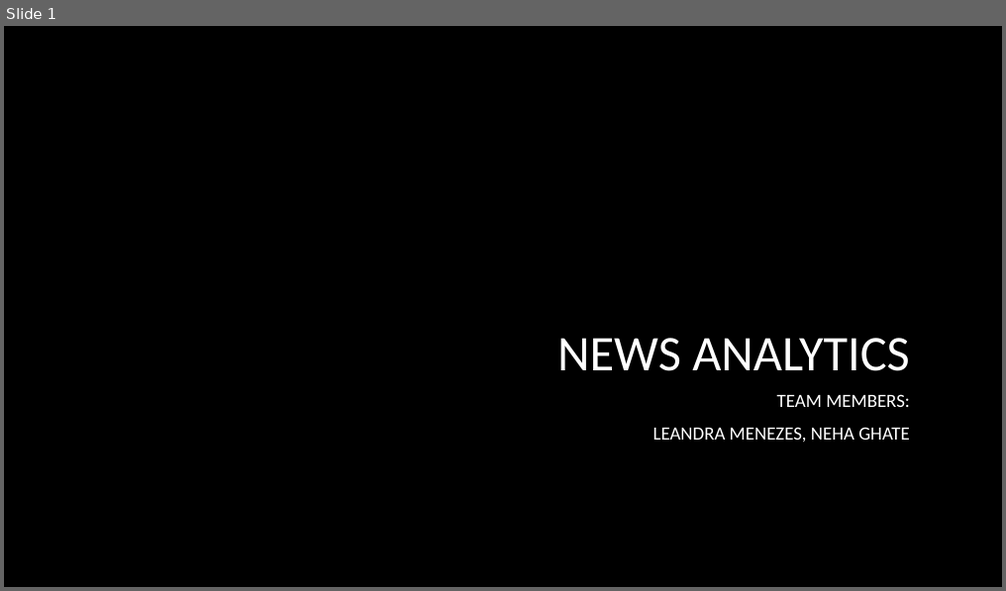
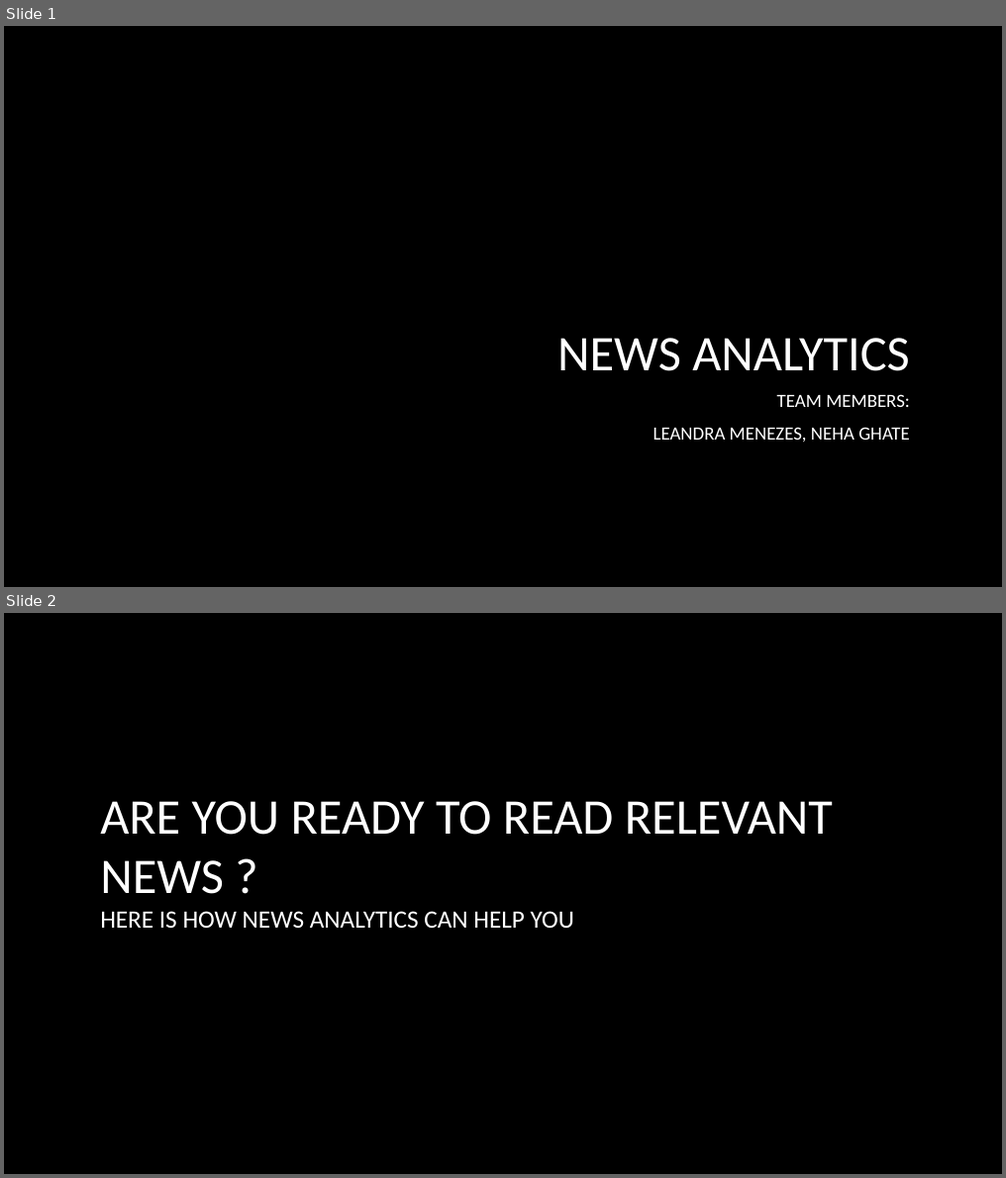
Before and after one commit to Nehaghate285/NewsAnalytics, a slide deck: News Analytics.pptx. Shown one above the other, each under a label of ours: slide 1 before the commit, slides 1 and 2 after it. The pictures are 1006x591 and 1006x1178 pixels, drawn with LibreOffice and Linux fonts; fonts in the diff are those of the drawing; background and template pictures are left out. Boxes give left, top, right and bottom in pixels: in the first picture for what was removed or moved away, otherwise in the second. Text is boxed around its words. In the diff, an @@ line names an element or a change of style, - is before the commit and + after.

```diff
--- a/News Analytics.pptx
+++ b/News Analytics.pptx
@@ slide 2 added at [4,613,1002,1174], background picture (left out) @@
@@ title added at [100,801,833,928], 24 pt, text #FFFFFF @@
+ARE YOU READY TO READ RELEVANT NEWS ?
+HERE IS HOW NEWS ANALYTICS CAN HELP YOU
```
Also in this commit, not shown: 6 slides changed, 8 other slides added.
